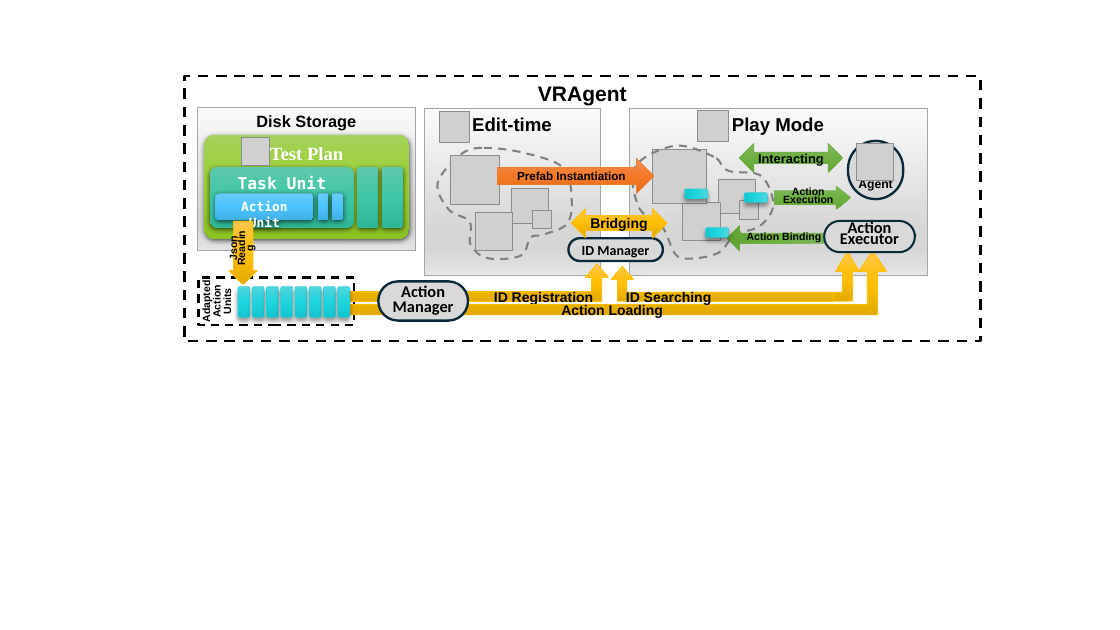
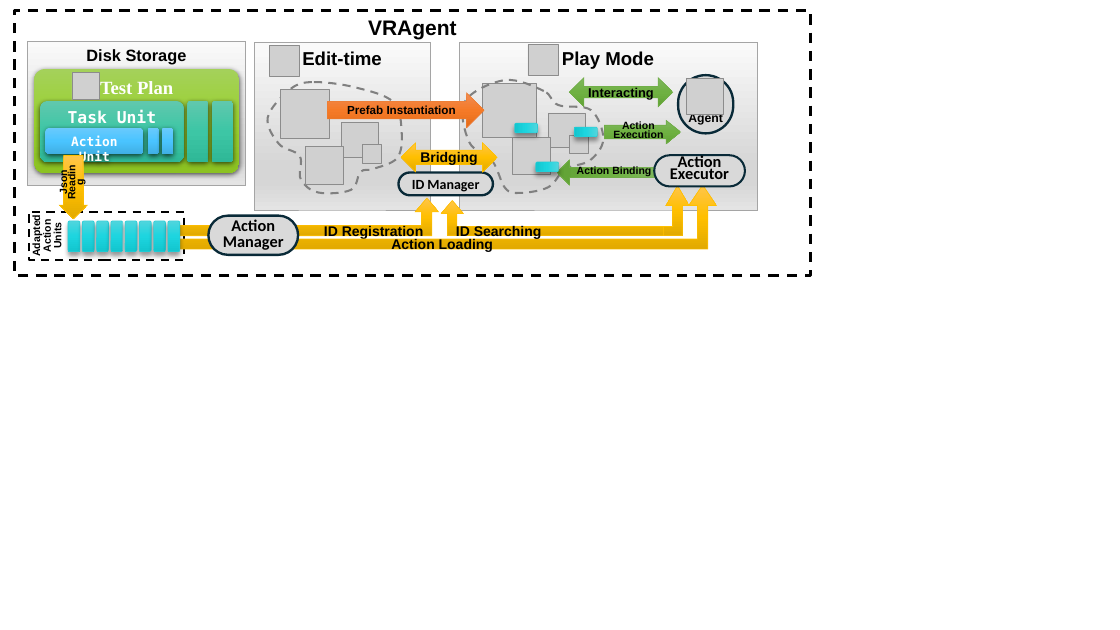
Before and after one commit to TsingPig/CodeRepo, a slide deck: slide 1 of Research/____ISSTA 26/Fig_Overview2.pptx. Drawn at 1120x630 pixels with LibreOffice and Linux fonts; fonts in the diff are those of the drawing; grey boxes stand for pictures. Boxes give left, top, right and bottom in pixels: in the first picture for what was removed or moved away, otherwise in the second. Text is boxed around its words. In the diff, an @@ line names an element or a change of style, - is before the commit and + after.

```diff
--- a/Research/____ISSTA 26/Fig_Overview2.pptx
+++ b/Research/____ISSTA 26/Fig_Overview2.pptx
@@ 22 rounded rectangles, 12 pictures, 5 rectangles, 4 bent up arrows, 2 down arrows, 2 left right arrows, 2 right arrows, 2 freeform shapes moved together from (x1=184, y1=76, x2=981, y2=341) to (x1=14, y1=10, x2=811, y2=276) @@
```
